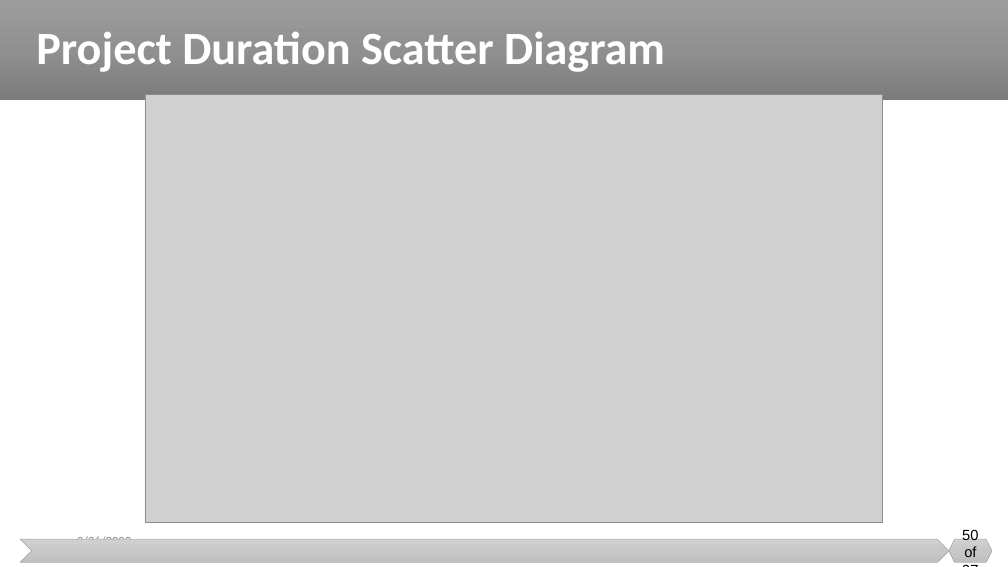
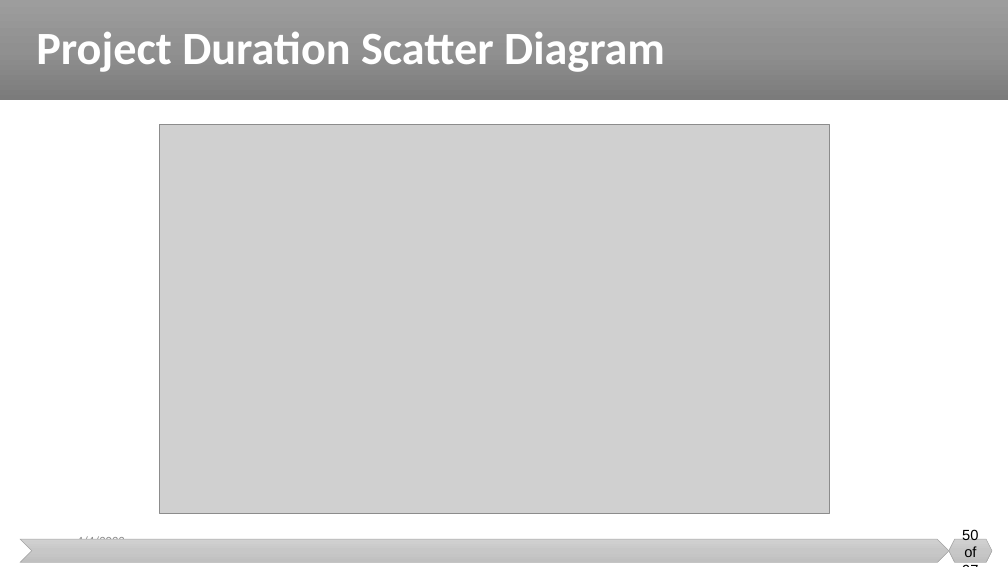
Before and after one commit to malenezi/malenezi, a slide deck: slide 50 of SE423/Lectures/7-Quality/Quality.pptx. Drawn at 1008x567 pixels with LibreOffice and Linux fonts; fonts in the diff are those of the drawing; grey boxes stand for pictures. Boxes give left, top, right and bottom in pixels: in the first picture for what was removed or moved away, otherwise in the second. Text is boxed around its words. In the diff, an @@ line names an element or a change of style, - is before the commit and + after.

```diff
--- a/SE423/Lectures/7-Quality/Quality.pptx
+++ b/SE423/Lectures/7-Quality/Quality.pptx
@@ picture: place and size @@
-picture at [145,95,882,523]
+picture at [160,124,830,513]
@@ text at [77,535,125,539]: text changed @@
-3/26/2023
+4/4/2023
```
Also in this commit, not shown: 12 other slides changed, 1 other file.
